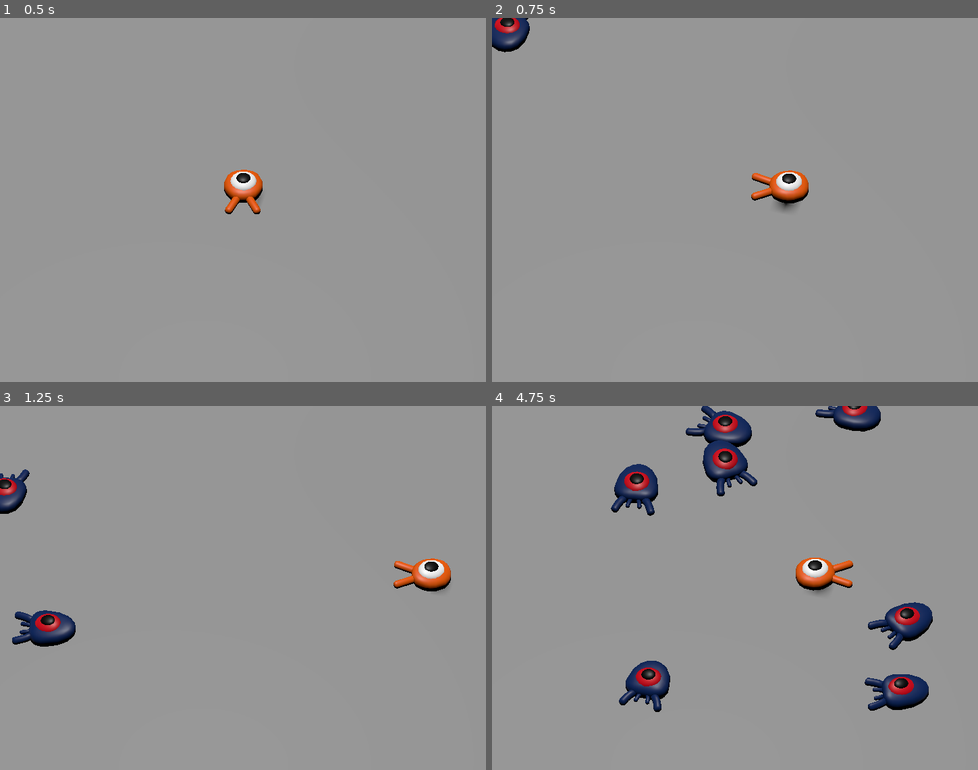
Above: before the commit, frames 1-4 (two rows, left to right).
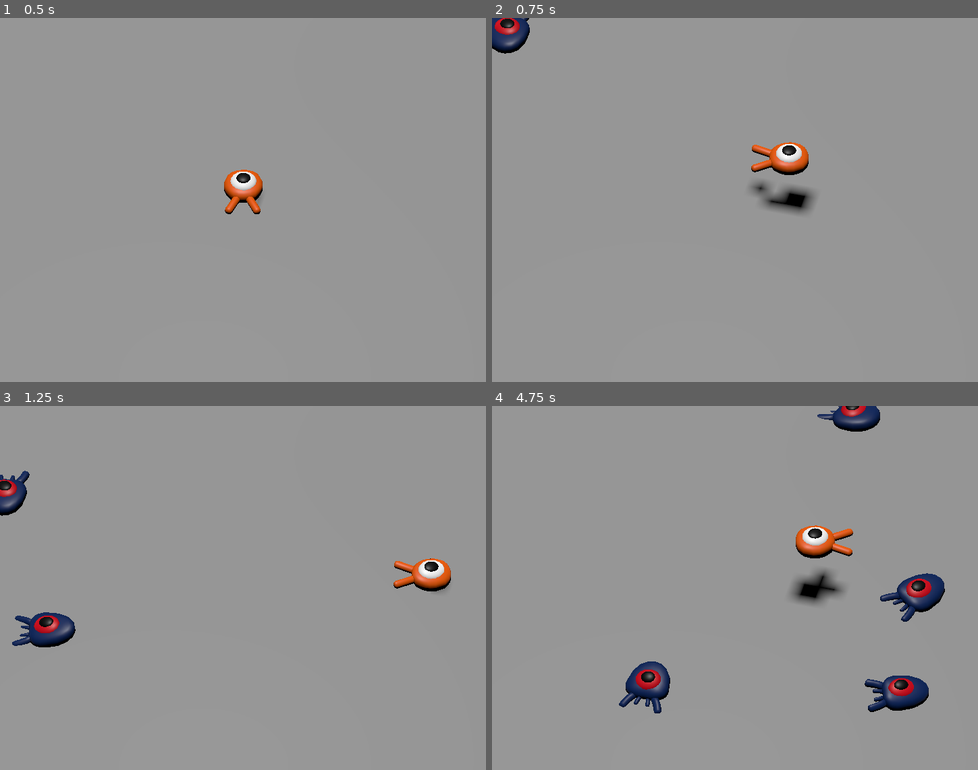
Above: after the commit, the same moments.

Repository: Emmiche/oc25_emma
Game: Godot game, scene res://main.tscn
Two runs of this game, one before a commit and one after it. Both use one fixed random seed, a clock stepped at 60 frames per second and the inputs below.
Inputs:
- Up to frame 1 (0.5 s): no input
- Up to frame 2 (0.75 s): tap Enter at 0.5 s; hold Right (move_right) from 0.53 s (still down); tap Space (jump) at 0.6 s
- Up to frame 3 (1.25 s): keep holding Right (move_right); tap Space (jump) at 0.77, 1.07 s
- Up to frame 4 (4.75 s): release Right (move_right) at 1.28 s; hold Down (move_back) 1.28-2.03 s; tap Space (jump) at 1.35, 1.52, 1.82, 2.1, 2.85, 3.02, 3.32, 3.6, 3.77, 4.07, 4.35, 4.52 s; hold Right (move_right) 2.03-2.78 s; hold Up (move_forward) 2.78-3.53 s; hold Left (move_left) from 3.53 s (still down)

Frame 1 is identical in both runs. In frame 2, 1.9% of the frame differs, in the area x 0-67%, y 0-54%; in frame 3, 0.6%; in frame 4, 7.4%, in the area x 24-94%, y 0-85%.

Commit message:
Sauter et tuer mobs

Diff:
--- a/4_jeu/tutoriel3d/main.tscn
+++ b/4_jeu/tutoriel3d/main.tscn
@@ -30,6 +30,8 @@
 
 [node name="Ground" type="StaticBody3D" parent="."]
 transform = Transform3D(1, 0, 0, 0, 1, 0, 0, 0, 1, 0, -1, 0)
+collision_layer = 4
+collision_mask = 0
 
 [node name="CollisionShape3D" type="CollisionShape3D" parent="Ground"]
 shape = SubResource("BoxShape3D_7dm0k")
--- a/4_jeu/tutoriel3d/mob.gd
+++ b/4_jeu/tutoriel3d/mob.gd
@@ -1,6 +1,7 @@
 extends CharacterBody3D
 
-
+# Emitted when the player jumped on the mob.
+signal squashed
 # Minimum speed of the mob in meters per second.
 @export var min_speed = 10
 # Maximum speed of the mob in meters per second.
@@ -29,3 +30,8 @@
 
 func _on_visible_on_screen_notifier_3d_screen_exited():
 	queue_free()
+
+
+func squash():
+	squashed.emit()
+	queue_free()
--- a/4_jeu/tutoriel3d/mob.tscn
+++ b/4_jeu/tutoriel3d/mob.tscn
@@ -6,7 +6,9 @@
 [sub_resource type="BoxShape3D" id="BoxShape3D_nokgg"]
 size = Vector3(2.067566, 0.7064209, 1.7223816)
 
-[node name="Mob" type="CharacterBody3D"]
+[node name="Mob" type="CharacterBody3D" groups=["mob"]]
+collision_layer = 2
+collision_mask = 0
 script = ExtResource("1_nokgg")
 
 [node name="Pivot" type="Node3D" parent="."]
--- a/4_jeu/tutoriel3d/player.gd
+++ b/4_jeu/tutoriel3d/player.gd
@@ -1,9 +1,14 @@
 extends CharacterBody3D
 
+# Vertical impulse applied to the character upon bouncing over a mob in
+# meters per second.
+@export var bounce_impulse = 16
 # How fast the player moves in meters per second.
 @export var speed = 14
 # The downward acceleration when in the air, in meters per second squared.
 @export var fall_acceleration = 75
+# Vertical impulse applied to the character upon jumping in meters per second.
+@export var jump_impulse = 20
 
 var target_velocity = Vector3.ZERO
 
@@ -33,6 +38,34 @@
 	if not is_on_floor(): # If in the air, fall towards the floor. Literally gravity
 		target_velocity.y = target_velocity.y - (fall_acceleration * delta)
 
+		# Jumping.
+	if is_on_floor() and Input.is_action_just_pressed("jump"):
+		target_velocity.y = jump_impulse
+
 	# Moving the Character
 	velocity = target_velocity
 	move_and_slide()
+
+		# Iterate through all collisions that occurred this frame
+	for index in range(get_slide_collision_count()):
+		# We get one of the collisions with the player
+		var collision = get_slide_collision(index)
+
+		# If there are duplicate collisions with a mob in a single frame
+		# the mob will be deleted after the first collision, and a second call to
+		# get_collider will return null, leading to a null pointer when calling
+		# collision.get_collider().is_in_group("mob").
+		# This block of code prevents processing duplicate collisions.
+		if collision.get_collider() == null:
+			continue
+
+		# If the collider is with a mob
+		if collision.get_collider().is_in_group("mob"):
+			var mob = collision.get_collider()
+			# we check that we are hitting it from above.
+			if Vector3.UP.dot(collision.get_normal()) > 0.1:
+				# If so, we squash it and bounce.
+				mob.squash()
+				target_velocity.y = bounce_impulse
+				# Prevent further duplicate calls.
+				break
--- a/4_jeu/tutoriel3d/player.tscn
+++ b/4_jeu/tutoriel3d/player.tscn
@@ -7,6 +7,7 @@
 radius = 1.0
 
 [node name="Player" type="CharacterBody3D"]
+collision_mask = 6
 script = ExtResource("1_onrkg")
 
 [node name="Pivot" type="Node3D" parent="."]
--- a/4_jeu/tutoriel3d/project.godot
+++ b/4_jeu/tutoriel3d/project.godot
@@ -62,6 +62,12 @@
 ]
 }
 
+[layer_names]
+
+3d_physics/layer_1="player"
+3d_physics/layer_2="enemies"
+3d_physics/layer_3="world"
+
 [rendering]
 
 anti_aliasing/quality/msaa_3d=2
